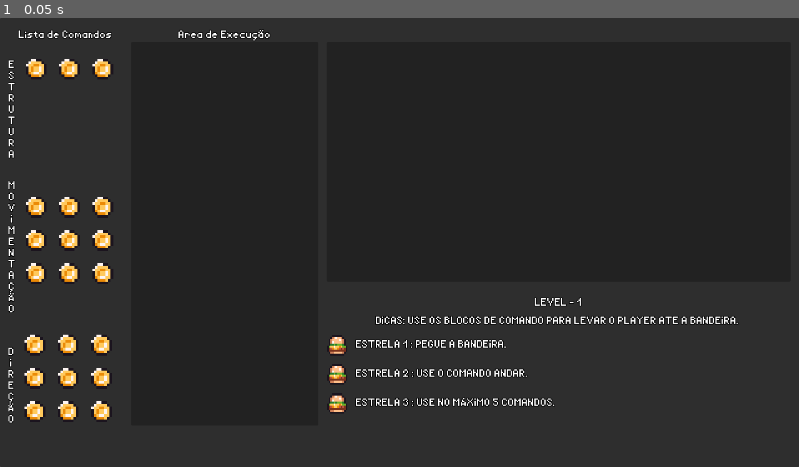
Above: before the commit, frame 1.
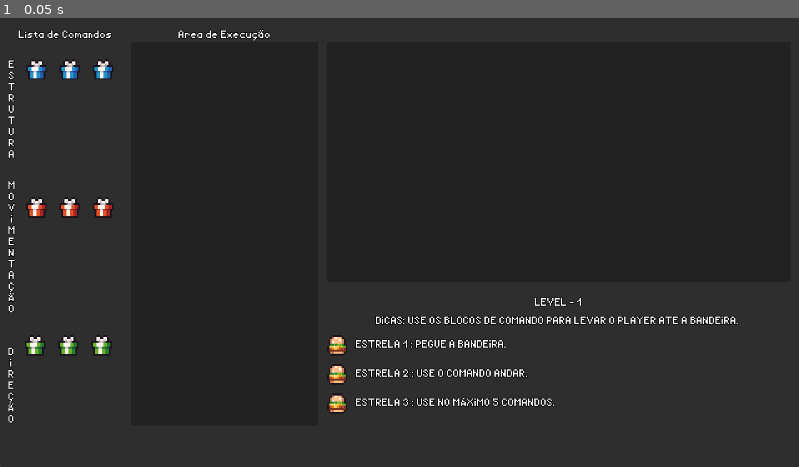
Above: after the commit, the same moment.

Repository: CabezaDelSapito/Projeto-de-TCC-Godot4
Game: Godot game, scene res://scenes/background.tscn
Same seed, same stepped clock (60 frames per second), same inputs: the game is played once before the commit and once after it. The project has no main scene, so this scene is started directly.
Inputs:
- Up to frame 1 (0.05 s): no input

The runs differ from the first frame. In frame 1, 1.9% of the frame differs, in the area x 3-15%, y 9-90%.

Commit message:
tipo de comando

Diff:
--- a/ScratchPuzzle/scenes/background.tscn
+++ b/ScratchPuzzle/scenes/background.tscn
@@ -1,11 +1,23 @@
-[gd_scene load_steps=8 format=3 uid="uid://bnk2fnjuctysb"]
+[gd_scene load_steps=11 format=3 uid="uid://bnk2fnjuctysb"]
 
 [ext_resource type="FontFile" uid="uid://d4cruh03p3ty4" path="res://assets/fonts/RevMiniPixel.ttf" id="1_dyt6f"]
-[ext_resource type="Texture2D" uid="uid://dgfvrh8yg3sch" path="res://assets/Mini FX, Items & UI/Coin-Sprites/00_Coin-Sprites.png" id="2_unqti"]
 [ext_resource type="Script" path="res://scripts/dropGrid.gd" id="2_vdshm"]
+[ext_resource type="Texture2D" uid="uid://cdcwnhuk1151d" path="res://assets/Mini FX, Items & UI/Common Pick-ups/Wrapped_Presents (16 x 16).png" id="3_c6iql"]
 [ext_resource type="Script" path="res://scripts/draggable.gd" id="3_xqd5j"]
 [ext_resource type="Script" path="res://scripts/dropArea.gd" id="4_l7hcq"]
 [ext_resource type="Texture2D" uid="uid://jwoh32qvthix" path="res://assets/Mini FX, Items & UI/Food Items/Burger_&_Fries (16 x 16).png" id="6_o381j"]
+
+[sub_resource type="AtlasTexture" id="AtlasTexture_pxlft"]
+atlas = ExtResource("3_c6iql")
+region = Rect2(1.70333, 4.62172, 12.7023, 11.3783)
+
+[sub_resource type="AtlasTexture" id="AtlasTexture_7d5o6"]
+atlas = ExtResource("3_c6iql")
+region = Rect2(17.7839, 4.75685, 12.432, 11.2432)
+
+[sub_resource type="AtlasTexture" id="AtlasTexture_vc8lp"]
+atlas = ExtResource("3_c6iql")
+region = Rect2(33.8644, 4.75685, 12.432, 11.2432)
 
 [sub_resource type="AtlasTexture" id="AtlasTexture_cd7vr"]
 atlas = ExtResource("6_o381j")
@@ -106,7 +118,7 @@
 texture_filter = 1
 custom_minimum_size = Vector2(50, 50)
 layout_mode = 2
-texture = ExtResource("2_unqti")
+texture = SubResource("AtlasTexture_pxlft")
 expand_mode = 1
 script = ExtResource("3_xqd5j")
 
@@ -114,7 +126,7 @@
 texture_filter = 1
 custom_minimum_size = Vector2(50, 50)
 layout_mode = 2
-texture = ExtResource("2_unqti")
+texture = SubResource("AtlasTexture_pxlft")
 expand_mode = 1
 script = ExtResource("3_xqd5j")
 
@@ -122,7 +134,7 @@
 texture_filter = 1
 custom_minimum_size = Vector2(50, 50)
 layout_mode = 2
-texture = ExtResource("2_unqti")
+texture = SubResource("AtlasTexture_pxlft")
 expand_mode = 1
 script = ExtResource("3_xqd5j")
 
@@ -165,69 +177,35 @@
 theme_override_constants/h_separation = 30
 theme_override_constants/v_separation = 30
 columns = 3
+script = ExtResource("2_vdshm")
+CommandType = 1
 
 [node name="TextureRect" type="TextureRect" parent="MarginContainer/HBoxContainer/CommandsMenu/CommandArea/VBoxContainer/ScrollContainer2/VBoxContainer/Movimentacao/MarginContainer/GridContainer"]
 texture_filter = 1
 custom_minimum_size = Vector2(50, 50)
 layout_mode = 2
-texture = ExtResource("2_unqti")
-expand_mode = 1
-
-[node name="TextureRect5" type="TextureRect" parent="MarginContainer/HBoxContainer/CommandsMenu/CommandArea/VBoxContainer/ScrollContainer2/VBoxContainer/Movimentacao/MarginContainer/GridContainer"]
-texture_filter = 1
-custom_minimum_size = Vector2(50, 50)
-layout_mode = 2
-texture = ExtResource("2_unqti")
-expand_mode = 1
-
-[node name="TextureRect6" type="TextureRect" parent="MarginContainer/HBoxContainer/CommandsMenu/CommandArea/VBoxContainer/ScrollContainer2/VBoxContainer/Movimentacao/MarginContainer/GridContainer"]
-texture_filter = 1
-custom_minimum_size = Vector2(50, 50)
-layout_mode = 2
-texture = ExtResource("2_unqti")
-expand_mode = 1
-
-[node name="TextureRect7" type="TextureRect" parent="MarginContainer/HBoxContainer/CommandsMenu/CommandArea/VBoxContainer/ScrollContainer2/VBoxContainer/Movimentacao/MarginContainer/GridContainer"]
-texture_filter = 1
-custom_minimum_size = Vector2(50, 50)
-layout_mode = 2
-texture = ExtResource("2_unqti")
-expand_mode = 1
-
-[node name="TextureRect8" type="TextureRect" parent="MarginContainer/HBoxContainer/CommandsMenu/CommandArea/VBoxContainer/ScrollContainer2/VBoxContainer/Movimentacao/MarginContainer/GridContainer"]
-texture_filter = 1
-custom_minimum_size = Vector2(50, 50)
-layout_mode = 2
-texture = ExtResource("2_unqti")
-expand_mode = 1
-
-[node name="TextureRect9" type="TextureRect" parent="MarginContainer/HBoxContainer/CommandsMenu/CommandArea/VBoxContainer/ScrollContainer2/VBoxContainer/Movimentacao/MarginContainer/GridContainer"]
-texture_filter = 1
-custom_minimum_size = Vector2(50, 50)
-layout_mode = 2
-texture = ExtResource("2_unqti")
-expand_mode = 1
+texture = SubResource("AtlasTexture_7d5o6")
+expand_mode = 1
+script = ExtResource("3_xqd5j")
+CommandType = 1
 
 [node name="TextureRect2" type="TextureRect" parent="MarginContainer/HBoxContainer/CommandsMenu/CommandArea/VBoxContainer/ScrollContainer2/VBoxContainer/Movimentacao/MarginContainer/GridContainer"]
 texture_filter = 1
 custom_minimum_size = Vector2(50, 50)
 layout_mode = 2
-texture = ExtResource("2_unqti")
-expand_mode = 1
+texture = SubResource("AtlasTexture_7d5o6")
+expand_mode = 1
+script = ExtResource("3_xqd5j")
+CommandType = 1
 
 [node name="TextureRect3" type="TextureRect" parent="MarginContainer/HBoxContainer/CommandsMenu/CommandArea/VBoxContainer/ScrollContainer2/VBoxContainer/Movimentacao/MarginContainer/GridContainer"]
 texture_filter = 1
 custom_minimum_size = Vector2(50, 50)
 layout_mode = 2
-texture = ExtResource("2_unqti")
-expand_mode = 1
-
-[node name="TextureRect4" type="TextureRect" parent="MarginContainer/HBoxContainer/CommandsMenu/CommandArea/VBoxContainer/ScrollContainer2/VBoxContainer/Movimentacao/MarginContainer/GridContainer"]
-texture_filter = 1
-custom_minimum_size = Vector2(50, 50)
-layout_mode = 2
-texture = ExtResource("2_unqti")
-expand_mode = 1
+texture = SubResource("AtlasTexture_7d5o6")
+expand_mode = 1
+script = ExtResource("3_xqd5j")
+CommandType = 1
 
 [node name="Direcao" type="HBoxContainer" parent="MarginContainer/HBoxContainer/CommandsMenu/CommandArea/VBoxContainer/ScrollContainer2/VBoxContainer"]
 layout_mode = 2
@@ -263,69 +241,35 @@
 theme_override_constants/h_separation = 30
 theme_override_constants/v_separation = 30
 columns = 3
+script = ExtResource("2_vdshm")
+CommandType = 2
 
 [node name="TextureRect" type="TextureRect" parent="MarginContainer/HBoxContainer/CommandsMenu/CommandArea/VBoxContainer/ScrollContainer2/VBoxContainer/Direcao/MarginContainer/GridContainer"]
 texture_filter = 1
 custom_minimum_size = Vector2(50, 50)
 layout_mode = 2
-texture = ExtResource("2_unqti")
-expand_mode = 1
-
-[node name="TextureRect5" type="TextureRect" parent="MarginContainer/HBoxContainer/CommandsMenu/CommandArea/VBoxContainer/ScrollContainer2/VBoxContainer/Direcao/MarginContainer/GridContainer"]
-texture_filter = 1
-custom_minimum_size = Vector2(50, 50)
-layout_mode = 2
-texture = ExtResource("2_unqti")
-expand_mode = 1
-
-[node name="TextureRect6" type="TextureRect" parent="MarginContainer/HBoxContainer/CommandsMenu/CommandArea/VBoxContainer/ScrollContainer2/VBoxContainer/Direcao/MarginContainer/GridContainer"]
-texture_filter = 1
-custom_minimum_size = Vector2(50, 50)
-layout_mode = 2
-texture = ExtResource("2_unqti")
-expand_mode = 1
-
-[node name="TextureRect7" type="TextureRect" parent="MarginContainer/HBoxContainer/CommandsMenu/CommandArea/VBoxContainer/ScrollContainer2/VBoxContainer/Direcao/MarginContainer/GridContainer"]
-texture_filter = 1
-custom_minimum_size = Vector2(50, 50)
-layout_mode = 2
-texture = ExtResource("2_unqti")
-expand_mode = 1
-
-[node name="TextureRect8" type="TextureRect" parent="MarginContainer/HBoxContainer/CommandsMenu/CommandArea/VBoxContainer/ScrollContainer2/VBoxContainer/Direcao/MarginContainer/GridContainer"]
-texture_filter = 1
-custom_minimum_size = Vector2(50, 50)
-layout_mode = 2
-texture = ExtResource("2_unqti")
-expand_mode = 1
-
-[node name="TextureRect9" type="TextureRect" parent="MarginContainer/HBoxContainer/CommandsMenu/CommandArea/VBoxContainer/ScrollContainer2/VBoxContainer/Direcao/MarginContainer/GridContainer"]
-texture_filter = 1
-custom_minimum_size = Vector2(50, 50)
-layout_mode = 2
-texture = ExtResource("2_unqti")
-expand_mode = 1
+texture = SubResource("AtlasTexture_vc8lp")
+expand_mode = 1
+script = ExtResource("3_xqd5j")
+CommandType = 2
 
 [node name="TextureRect2" type="TextureRect" parent="MarginContainer/HBoxContainer/CommandsMenu/CommandArea/VBoxContainer/ScrollContainer2/VBoxContainer/Direcao/MarginContainer/GridContainer"]
 texture_filter = 1
 custom_minimum_size = Vector2(50, 50)
 layout_mode = 2
-texture = ExtResource("2_unqti")
-expand_mode = 1
+texture = SubResource("AtlasTexture_vc8lp")
+expand_mode = 1
+script = ExtResource("3_xqd5j")
+CommandType = 2
 
 [node name="TextureRect3" type="TextureRect" parent="MarginContainer/HBoxContainer/CommandsMenu/CommandArea/VBoxContainer/ScrollContainer2/VBoxContainer/Direcao/MarginContainer/GridContainer"]
 texture_filter = 1
 custom_minimum_size = Vector2(50, 50)
 layout_mode = 2
-texture = ExtResource("2_unqti")
-expand_mode = 1
-
-[node name="TextureRect4" type="TextureRect" parent="MarginContainer/HBoxContainer/CommandsMenu/CommandArea/VBoxContainer/ScrollContainer2/VBoxContainer/Direcao/MarginContainer/GridContainer"]
-texture_filter = 1
-custom_minimum_size = Vector2(50, 50)
-layout_mode = 2
-texture = ExtResource("2_unqti")
-expand_mode = 1
+texture = SubResource("AtlasTexture_vc8lp")
+expand_mode = 1
+script = ExtResource("3_xqd5j")
+CommandType = 2
 
 [node name="ExecuteArea" type="MarginContainer" parent="MarginContainer/HBoxContainer/CommandsMenu"]
 custom_minimum_size = Vector2(450, 0)
@@ -360,7 +304,7 @@
 [node name="VBoxContainer" type="VBoxContainer" parent="MarginContainer/HBoxContainer/CommandsMenu/ExecuteArea/VBoxContainer/PanelContainer/ScrollContainer"]
 custom_minimum_size = Vector2(50, 50)
 layout_mode = 2
-size_flags_horizontal = 3
+size_flags_horizontal = 6
 size_flags_vertical = 3
 script = ExtResource("4_l7hcq")
 
--- a/ScratchPuzzle/scripts/draggable.gd
+++ b/ScratchPuzzle/scripts/draggable.gd
@@ -1,9 +1,11 @@
 extends TextureRect
 
+@export_enum("Estrutura", "Movimento", "Direcao") var CommandType = 0
 
 func _get_drag_data(at_position: Vector2) -> Variant:
-	var data = [self, 1]
+	var data = [self, CommandType]
 	var preview = TextureRect.new()
 	preview.texture = texture
 	set_drag_preview(preview)
+
 	return data
--- a/ScratchPuzzle/scripts/dropGrid.gd
+++ b/ScratchPuzzle/scripts/dropGrid.gd
@@ -1,8 +1,10 @@
 extends GridContainer
 
+@export_enum("Estrutura", "Movimento", "Direcao") var CommandType = 0
 
 func _can_drop_data(at_position: Vector2, data: Variant) -> bool:
-	return true
+	if data[1] == CommandType:
+		return true
 	return false
 
 func _drop_data(at_position: Vector2, data: Variant) -> void:
